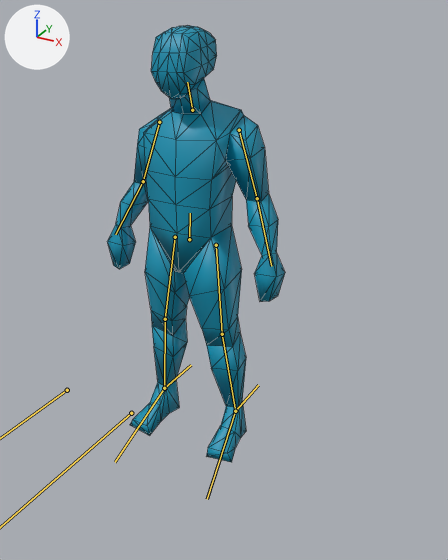
Renders of the glTF model models/SpiritProto.glb from each side of a commit.
Both versions are drawn from a 50 mm camera at (1.23, -1.96, 1.75) aimed at (0.16, 0.0, 0.77). Lighting does not change. The marker at upper left points along +X, +Y and +Z. The bones that bend it are drawn over the model as lines. Mesh edges are drawn as thin lines.
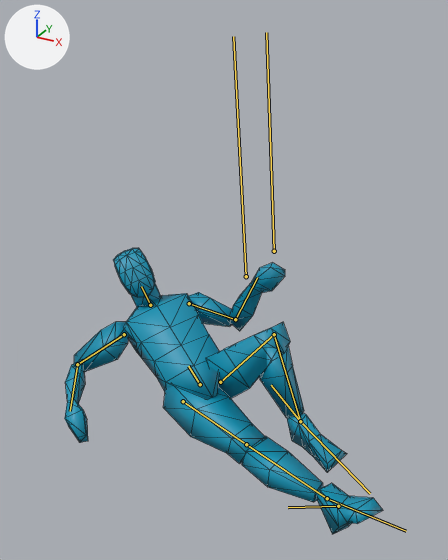
The newer file adds an action. The first version stands in its rest pose; the second is drawn at frame 1 of the action 'slide'.

Patch to the scene script:
```diff
--- a/models/SpiritProto.glb.py
+++ b/models/SpiritProto.glb.py
@@ bone_body @@
 bone_body = bpy.data.objects['Armature'].pose.bones['body']
-bone_body.location = (0.0, 0.0, 0.0)
-bone_body.rotation_quaternion = (1.0, 0.0, 0.0, 0.0)  # degrees (0, 0, 0)
+bone_body.location = (0.021, -0.676, -0.085)
+bone_body.rotation_quaternion = (0.793, -0.384, 0.312, 0.357)  # degrees (-37, 50, 31)
@@ bone_head @@
 bone_head = bpy.data.objects['Armature'].pose.bones['head']  # child of 'body'
-bone_head.rotation_quaternion = (1.0, 0.0, 0.0, 0.0)  # degrees (0, 0, 0)
+bone_head.rotation_quaternion = (0.947, 0.311, -0.081, 0.014)  # degrees (36, -9, -1)
@@ bone_upperleg_l @@
 bone_upperleg_l = bpy.data.objects['Armature'].pose.bones['upperleg.l']  # child of 'body'
-bone_upperleg_l.rotation_quaternion = (1.0, 0.0, 0.0, 0.0)  # degrees (0, 0, 0)
+bone_upperleg_l.rotation_quaternion = (0.77, 0.553, -0.138, 0.287)  # degrees (66, -32, 20)
@@ bone_lowerleg_l @@
 bone_lowerleg_l = bpy.data.objects['Armature'].pose.bones['lowerleg.l']  # child of 'upperleg.l'
-bone_lowerleg_l.rotation_quaternion = (1.0, 0.0, 0.0, 0.0)  # degrees (0, 0, 0)
+bone_lowerleg_l.rotation_quaternion = (0.591, -0.807, 0.0, -0.006)  # degrees (-108, -1, 0)
@@ bone_foot_l @@
 bone_foot_l = bpy.data.objects['Armature'].pose.bones['foot.l']  # child of 'lowerleg.l'
-bone_foot_l.rotation_quaternion = (1.0, 0.0, 0.0, 0.0)  # degrees (0, 0, 0)
+bone_foot_l.rotation_quaternion = (0.91, -0.185, 0.338, -0.154)  # degrees (-32, 34, -29)
@@ bone_upperhand_l @@
 bone_upperhand_l = bpy.data.objects['Armature'].pose.bones['upperhand.l']  # child of 'body'
-bone_upperhand_l.rotation_quaternion = (1.0, 0.0, 0.0, 0.0)  # degrees (0, 0, 0)
+bone_upperhand_l.rotation_quaternion = (0.99, 0.07, 0.018, 0.121)  # degrees (8, 1, 14)
@@ bone_lowerhand_l @@
 bone_lowerhand_l = bpy.data.objects['Armature'].pose.bones['lowerhand.l']  # child of 'upperhand.l'
-bone_lowerhand_l.rotation_quaternion = (1.0, 0.0, 0.0, 0.0)  # degrees (0, 0, 0)
+bone_lowerhand_l.rotation_quaternion = (0.877, 0.415, -0.015, 0.244)  # degrees (48, -13, 25)
@@ bone_upperleg_r @@
 bone_upperleg_r = bpy.data.objects['Armature'].pose.bones['upperleg.r']  # child of 'body'
-bone_upperleg_r.rotation_quaternion = (1.0, 0.0, 0.0, 0.0)  # degrees (0, 0, 0)
+bone_upperleg_r.rotation_quaternion = (-0.952, -0.175, 0.166, -0.188)  # degrees (17, -22, 19)
@@ bone_lowerleg_r @@
 bone_lowerleg_r = bpy.data.objects['Armature'].pose.bones['lowerleg.r']  # child of 'upperleg.r'
-bone_lowerleg_r.rotation_quaternion = (1.0, 0.0, 0.0, 0.0)  # degrees (0, 0, 0)
+bone_lowerleg_r.rotation_quaternion = (0.996, 0.085, 0.0, -0.001)  # degrees (10, 0, 0)
@@ bone_foot_r @@
 bone_foot_r = bpy.data.objects['Armature'].pose.bones['foot.r']  # child of 'lowerleg.r'
-bone_foot_r.rotation_quaternion = (1.0, 0.0, 0.0, 0.0)  # degrees (0, 0, 0)
+bone_foot_r.rotation_quaternion = (0.941, -0.3, -0.128, -0.09)  # degrees (-34, -17, -6)
@@ bone_upperhand_r @@
 bone_upperhand_r = bpy.data.objects['Armature'].pose.bones['upperhand.r']  # child of 'body'
-bone_upperhand_r.rotation_quaternion = (1.0, 0.0, 0.0, 0.0)  # degrees (0, 0, 0)
+bone_upperhand_r.rotation_quaternion = (0.708, -0.424, -0.397, -0.401)  # degrees (-41, -64, -33)
@@ bone_lowerhand_r @@
 bone_lowerhand_r = bpy.data.objects['Armature'].pose.bones['lowerhand.r']  # child of 'upperhand.r'
-bone_lowerhand_r.rotation_quaternion = (1.0, 0.0, 0.0, 0.0)  # degrees (0, 0, 0)
+bone_lowerhand_r.rotation_quaternion = (0.737, 0.331, 0.512, 0.291)  # degrees (72, 34, 68)
```

Pixel boxes (x1, y1, x2, y2) of what changed, in the pictures (448 x 560 px):
'mesh', posed (78% wider, 34% shorter)
    before: (107, 25, 285, 462)
    after: (65, 248, 383, 534)
bone 'body', root to tip
    before: (189, 239) to (190, 213)
    after: (200, 384) to (188, 366)
bone 'head', root to tip
    before: (192, 110) to (187, 82)
    after: (150, 305) to (141, 286)
bone 'upperleg.l', root to tip
    before: (216, 245) to (222, 334)
    after: (220, 382) to (274, 334)
bone 'lowerleg.l', root to tip
    before: (222, 334) to (235, 411)
    after: (274, 334) to (300, 421)
bone 'foot.l', root to tip
    before: (235, 411) to (207, 499)
    after: (300, 421) to (370, 493)
bone 'upperhand.l', root to tip
    before: (239, 130) to (257, 198)
    after: (189, 303) to (235, 319)
bone 'lowerhand.l', root to tip
    before: (257, 198) to (271, 266)
    after: (235, 319) to (257, 277)
bone 'upperleg.r', root to tip
    before: (175, 237) to (165, 319)
    after: (183, 401) to (246, 444)
bone 'lowerleg.r', root to tip
    before: (165, 319) to (164, 388)
    after: (246, 444) to (327, 498)
bone 'foot.r', root to tip
    before: (164, 388) to (115, 462)
    after: (327, 498) to (406, 531)
bone 'upperhand.r', root to tip
    before: (159, 122) to (143, 181)
    after: (124, 334) to (77, 364)
bone 'lowerhand.r', root to tip
    before: (143, 181) to (115, 234)
    after: (77, 364) to (70, 411)
